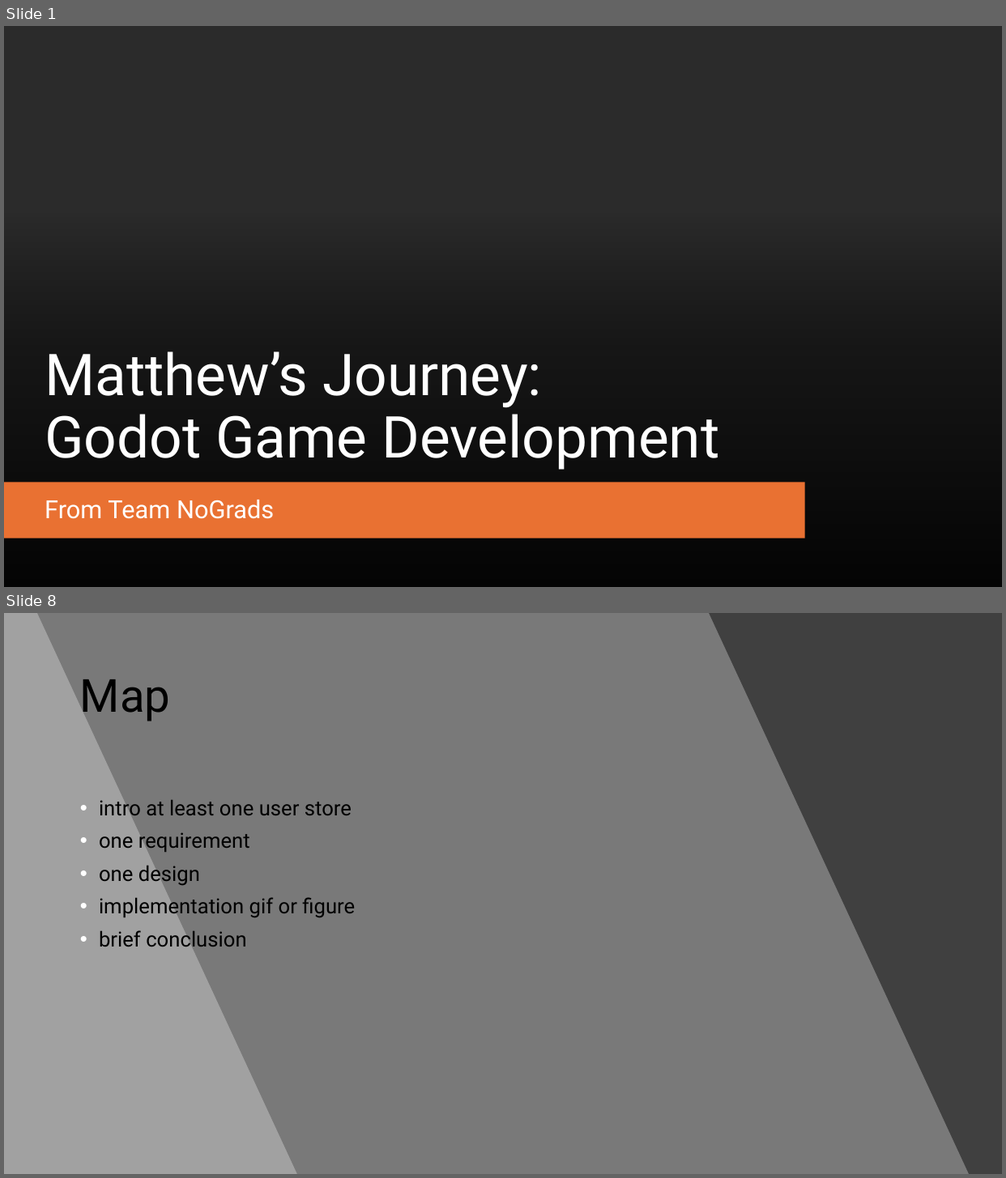
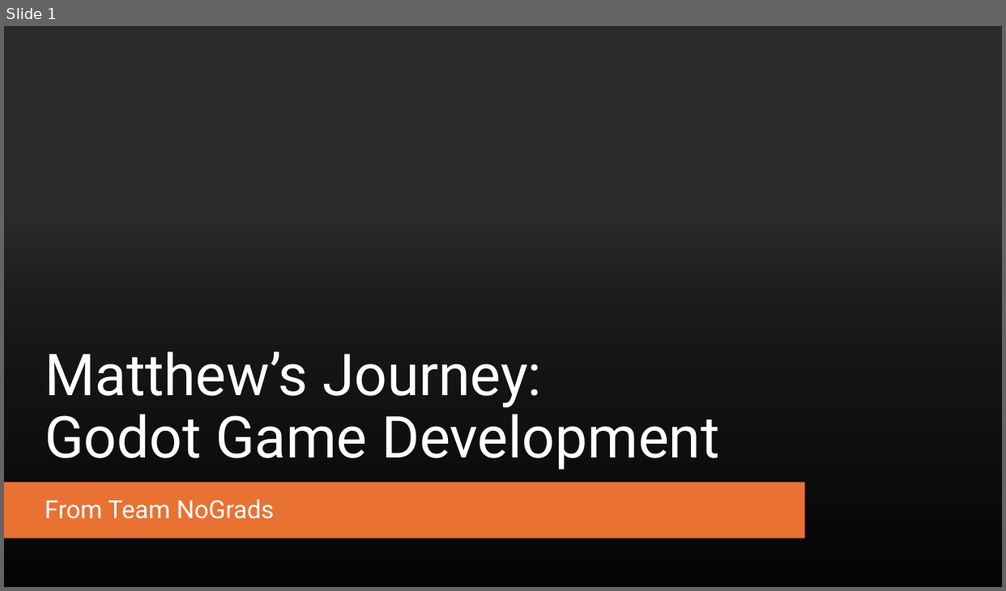
Before and after one commit to WSU-cshimizu/ceg4110-group-project-no-grads, a slide deck: presentation materials/PresentationPowerpoint.pptx. Shown one above the other, each under a label of ours: slides 1 and 8 before the commit, slide 1 after it; the slides between them are not shown. The pictures are 1006x1178 and 1006x591 pixels, drawn with LibreOffice and Linux fonts; fonts in the diff are those of the drawing; background and template pictures are left out; a plain dark background stands for a picture behind light text. Boxes give left, top, right and bottom in pixels: in the first picture for what was removed or moved away, otherwise in the second. Text is boxed around its words. In the diff, an @@ line names an element or a change of style, - is before the commit and + after.

```diff
--- a/presentation materials/PresentationPowerpoint.pptx
+++ b/presentation materials/PresentationPowerpoint.pptx
@@ slide 8 removed at (4, 613, 1002, 1174), background #404040 @@
@@ freeform shape removed at (4, 613, 969, 1174) @@
@@ freeform shape removed at (4, 613, 297, 1174) @@
@@ title removed at (80, 679, 171, 722) @@
-Map
@@ text removed at (99, 800, 355, 947) @@
-• intro at least one user store
-• one requirement
-• one design
-• implementation gif or figure
-• brief conclusion
```
Also in this commit, not shown: 8 slides changed, 1 slide added, 2 other files.
